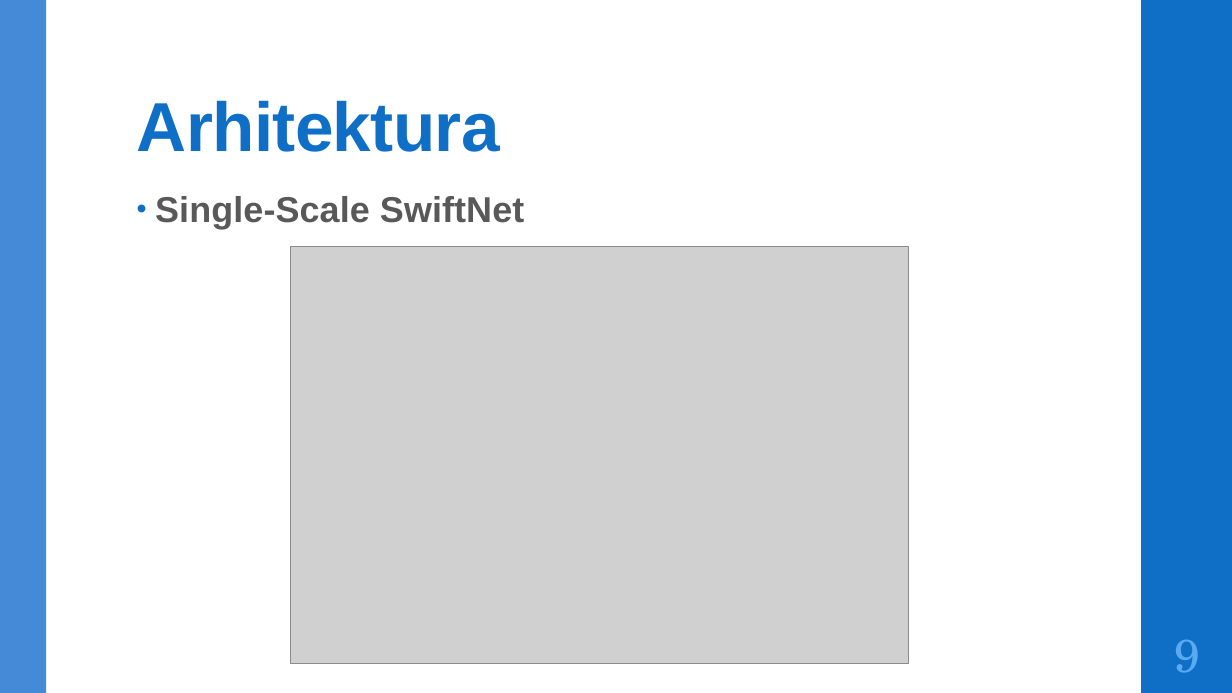
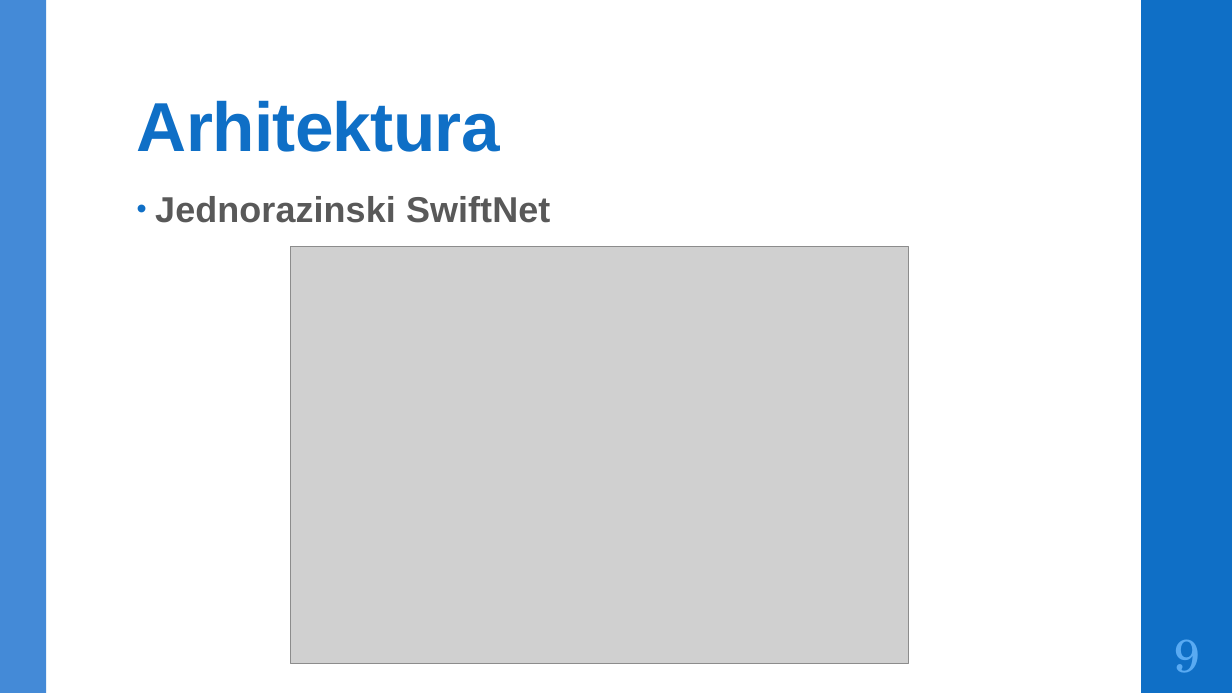
Before and after one commit to DomJamb/Seminar, a slide deck: slide 10 of Dokumentacija/Prezentacija/Trojanski napadi na modele za semantičku segmentaciju.pptx. Drawn at 1232x693 pixels with LibreOffice and Linux fonts; fonts in the diff are those of the drawing; grey boxes stand for pictures. Boxes give left, top, right and bottom in pixels: in the first picture for what was removed or moved away, otherwise in the second. Text is boxed around its words. In the diff, an @@ line names an element or a change of style, - is before the commit and + after.

```diff
--- a/Dokumentacija/Prezentacija/Trojanski napadi na modele za semantičku segmentaciju.pptx
+++ b/Dokumentacija/Prezentacija/Trojanski napadi na modele za semantičku segmentaciju.pptx
@@ text at <box>155,196,550,223</box>: text changed @@
-• Single-Scale SwiftNet
+• Jednorazinski SwiftNet
```
Also in this commit, not shown: 7 other slides changed, 1 other file.
